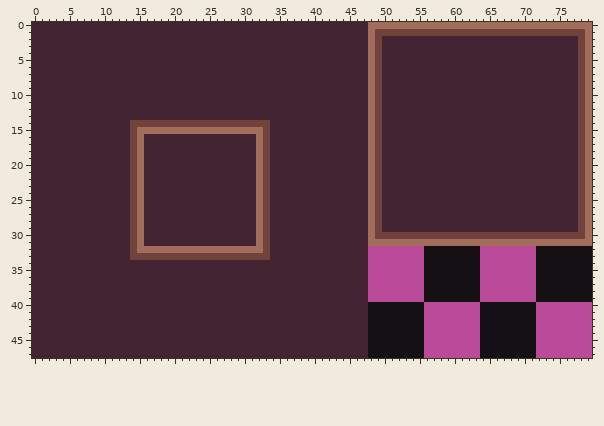
Edited in one commit: sprite sheet (assets/image/tiles/wall_tiles.png). The picture above was drawn from the file before the commit.
The file is 80x48 pixels.
After:
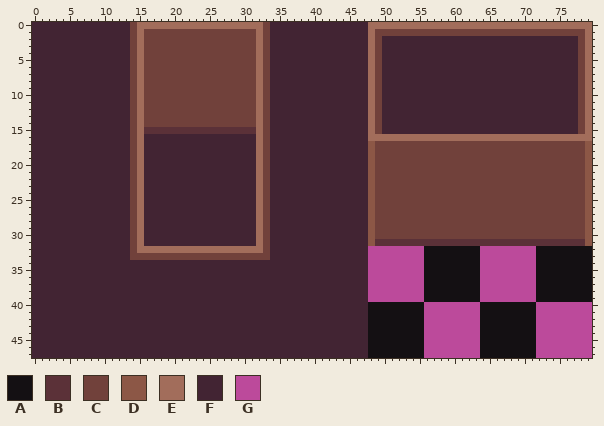
Palette (. is transparent): A #141013  B #5b3138  C #71413b  D #8c5746  E #a26d5b  F #422433  G #bc4a9b
Log entry: add grass + better walls
From old to new:
Changed rows in their new state; - is an unchanged pixel.
first column x 14:
 0 CEEEEEEEEEEEEEEEEEEC----------------------------------------------
 1 CECCCCCCCCCCCCCCCCEC----------------------------------------------
 2 CECCCCCCCCCCCCCCCCEC----------------------------------------------
 3 CECCCCCCCCCCCCCCCCEC----------------------------------------------
 4 CECCCCCCCCCCCCCCCCEC----------------------------------------------
 5 CECCCCCCCCCCCCCCCCEC----------------------------------------------
 6 CECCCCCCCCCCCCCCCCEC----------------------------------------------
 7 CECCCCCCCCCCCCCCCCEC----------------------------------------------
 8 CECCCCCCCCCCCCCCCCEC----------------------------------------------
 9 CECCCCCCCCCCCCCCCCEC----------------------------------------------
10 CECCCCCCCCCCCCCCCCEC----------------------------------------------
11 CECCCCCCCCCCCCCCCCEC----------------------------------------------
12 CECCCCCCCCCCCCCCCCEC----------------------------------------------
13 CECCCCCCCCCCCCCCCCEC----------------------------------------------
14 -E----------------E-----------------------------------------------
15 --BBBBBBBBBBBBBBBB------------------------------------------------
16 -----------------------------------EEEEEEEEEEEEEEEEEEEEEEEEEEEEEE-
17 ----------------------------------D-CCCCCCCCCCCCCCCCCCCCCCCCCCCC-D
18 ----------------------------------D-CCCCCCCCCCCCCCCCCCCCCCCCCCCC-D
19 ----------------------------------D-CCCCCCCCCCCCCCCCCCCCCCCCCCCC-D
20 ----------------------------------D-CCCCCCCCCCCCCCCCCCCCCCCCCCCC-D
21 ----------------------------------D-CCCCCCCCCCCCCCCCCCCCCCCCCCCC-D
22 ----------------------------------D-CCCCCCCCCCCCCCCCCCCCCCCCCCCC-D
23 ----------------------------------D-CCCCCCCCCCCCCCCCCCCCCCCCCCCC-D
24 ----------------------------------D-CCCCCCCCCCCCCCCCCCCCCCCCCCCC-D
25 ----------------------------------D-CCCCCCCCCCCCCCCCCCCCCCCCCCCC-D
26 ----------------------------------D-CCCCCCCCCCCCCCCCCCCCCCCCCCCC-D
27 ----------------------------------D-CCCCCCCCCCCCCCCCCCCCCCCCCCCC-D
28 ----------------------------------D-CCCCCCCCCCCCCCCCCCCCCCCCCCCC-D
29 ----------------------------------D-CCCCCCCCCCCCCCCCCCCCCCCCCCCC-D
30 ----------------------------------D------------------------------D
31 ----------------------------------DBBBBBBBBBBBBBBBBBBBBBBBBBBBBBBD
Boxes around the changes in both pictures, in picture pixels (x1, y1, x2, y2):
changed: (130, 22, 270, 134)
changed: (368, 134, 592, 246)
